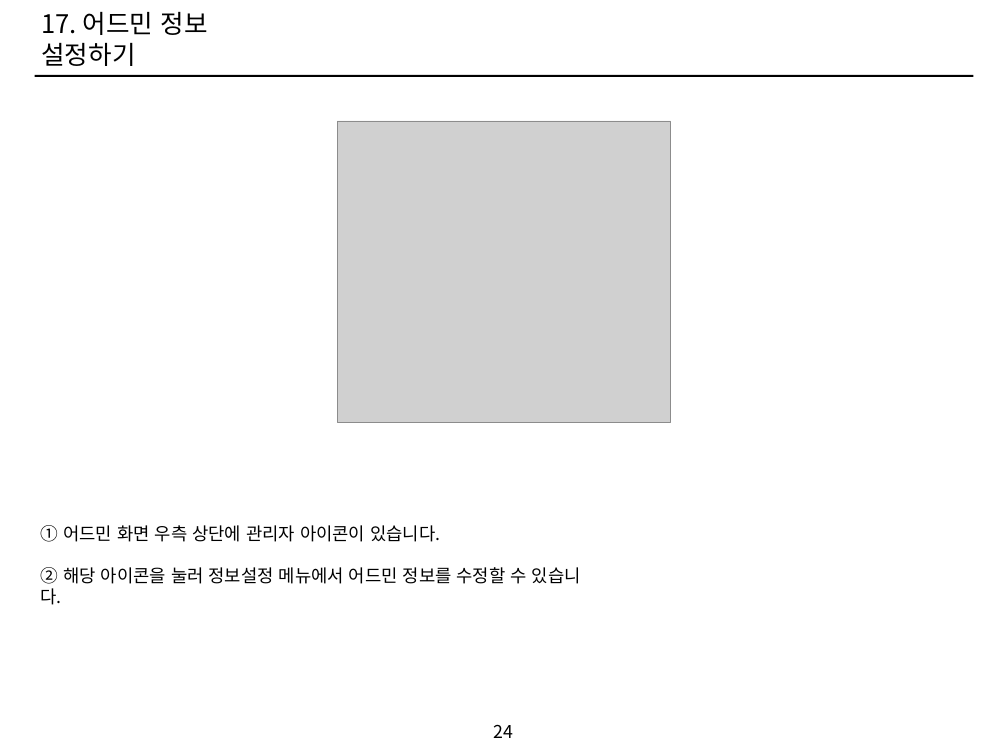
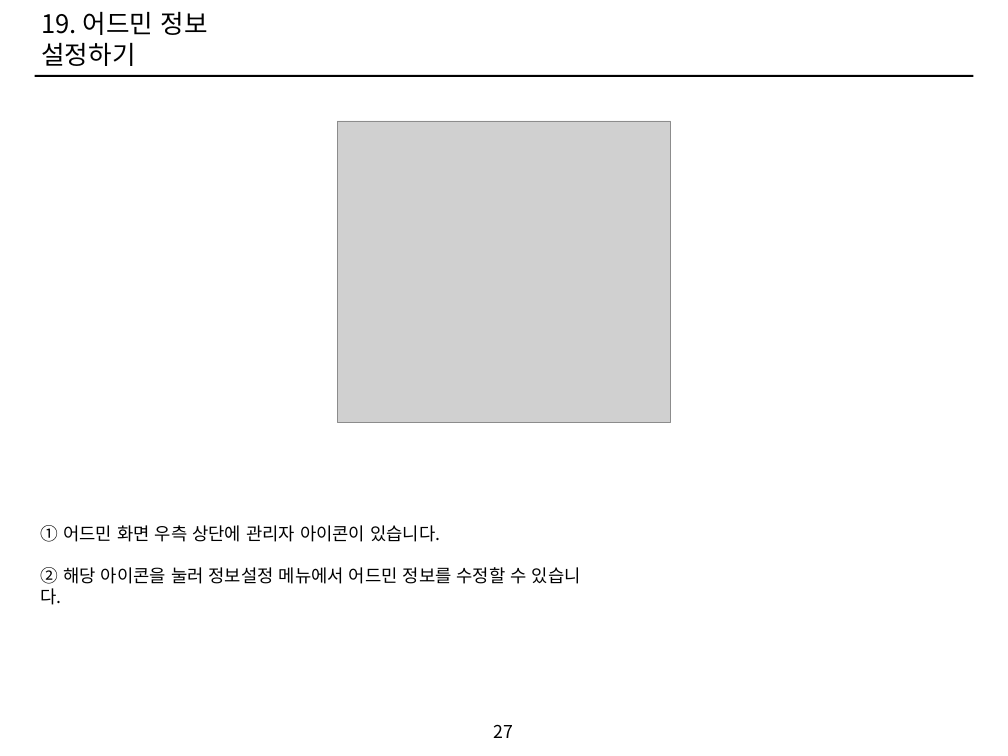
Before and after one commit to ethanjoh/SOHO-market, a slide deck: slide 27 of manual.pptx (slide 24 before the commit). Drawn at 1008x756 pixels with LibreOffice and Linux fonts; fonts in the diff are those of the drawing; grey boxes stand for pictures. Boxes give left, top, right and bottom in pixels: in the first picture for what was removed or moved away, otherwise in the second. Text is boxed around its words. In the diff, an @@ line names an element or a change of style, - is before the commit and + after.

```diff
--- a/manual.pptx
+++ b/manual.pptx
@@ text at box(41, 12, 208, 66): text changed @@
-17. 어드민 정보 설정하기
+19. 어드민 정보 설정하기
@@ page number at box(494, 724, 514, 738): text changed @@
-24
+27
```
Also in this commit, not shown: 5 other slides changed, 3 slides added, 1 other file.
